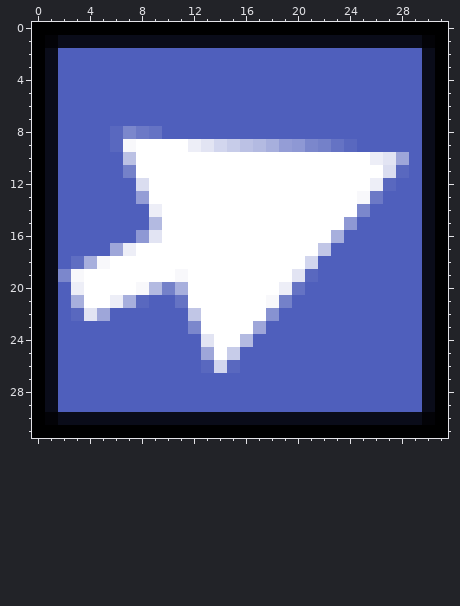
Pixel-art sprite -- art/abilityicons/10.png. That is the earlier state.
The file is 32x32 pixels. Colours within 5 levels of each other are drawn and written as one.
Once edited:
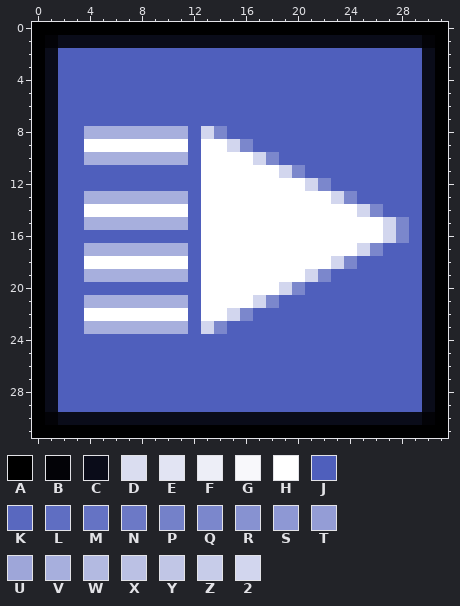
Palette (. is transparent): A #000000  B #030307  C #0a0c19  D #daddf0  E #e2e4f3  F #edeef7  G #f8f8fb  H #ffffff  J #4f5fbc  K #5968bf  L #5f6ec2  M #6573c4  N #6c79c6  P #7481c9  Q #7b87cc  R #8792d1  S #8e98d4  T #949dd6  U #9ea6d9  V #a7afdd  W #b3bae1  X #bbc1e4  Y #c1c6e6  Z #c7cce9  2 #d2d6ee
What changed:
@@ x 0..31 @@
  7 ACJJJJJJJJJJJJJJJJJJJJJJJJJJJJCA
- 8 ACJJJJKQNMJJJJJJJJJJJJJJJJJJJJCA
- 9 ACJJJJKGHHHHFE2ZXWVTSQPMKJJJJJCA
-10 ACJJJJJXHHHHHHHHHHHHHHHHHHFEUJCA
-11 ACJJJJJPHHHHHHHHHHHHHHHHHHHDKJCA
-12 ACJJJJJJDHHHHHHHHHHHHHHHHHFKJJCA
-13 ACJJJJJJTHHHHHHHHHHHHHHHHGNJJJCA
-14 ACJJJJJJJFHHHHHHHHHHHHHHHQJJJJCA
-15 ACJJJJJJJWHHHHHHHHHHHHHHSJJJJJCA
-16 ACJJJJJJSEHHHHHHHHHHHHHVJJJJJJCA
-17 ACJJJJUFHHHHHHHHHHHHHHYJJJJJJJCA
-18 ACJLVGHHHHHHHHHHHHHHH2JJJJJJJJCA
-19 ACQGHHHHHHHGHHHHHHHHEKJJJJJJJJCA
-20 ACJFHHHHGWPVHHHHHHHFMJJJJJJJJJCA
-21 ACJVHHFVKJJMHHHHHHGPJJJJJJJJJJCA
-22 ACJKEUJJJJJJYHHHHHRJJJJJJJJJJJCA
-23 ACJJJJJJJJJJQHHHHUJJJJJJJJJJJJCA
-24 ACJJJJJJJJJJJEHHWJJJJJJJJJJJJJCA
-25 ACJJJJJJJJJJJUHZJJJJJJJJJJJJJJCA
-26 ACJJJJJJJJJJJK2KJJJJJJJJJJJJJJCA
+ 8 ACJJVVVVVVVVJ2QJJJJJJJJJJJJJJJCA
+ 9 ACJJHHHHHHHHJHH2QJJJJJJJJJJJJJCA
+10 ACJJVVVVVVVVJHHHH2QJJJJJJJJJJJCA
+11 ACJJJJJJJJJJJHHHHHH2QJJJJJJJJJCA
+12 ACJJJJJJJJJJJHHHHHHHH2QJJJJJJJCA
+13 ACJJVVVVVVVVJHHHHHHHHHH2QJJJJJCA
+14 ACJJHHHHHHHHJHHHHHHHHHHHH2QJJJCA
+15 ACJJVVVVVVVVJHHHHHHHHHHHHHH2QJCA
+16 ACJJJJJJJJJJJHHHHHHHHHHHHHH2QJCA
+17 ACJJVVVVVVVVJHHHHHHHHHHHH2QJJJCA
+18 ACJJHHHHHHHHJHHHHHHHHHH2QJJJJJCA
+19 ACJJVVVVVVVVJHHHHHHHH2QJJJJJJJCA
+20 ACJJJJJJJJJJJHHHHHH2QJJJJJJJJJCA
+21 ACJJVVVVVVVVJHHHH2QJJJJJJJJJJJCA
+22 ACJJHHHHHHHHJHH2QJJJJJJJJJJJJJCA
+23 ACJJVVVVVVVVJ2QJJJJJJJJJJJJJJJCA
+24 ACJJJJJJJJJJJJJJJJJJJJJJJJJJJJCA
+25 ACJJJJJJJJJJJJJJJJJJJJJJJJJJJJCA
+26 ACJJJJJJJJJJJJJJJJJJJJJJJJJJJJCA
 27 ACJJJJJJJJJJJJJJJJJJJJJJJJJJJJCA
Where, in picture pixels (left, top, right, bottom), the same in both pictures:
changed: (58, 126, 409, 373)
